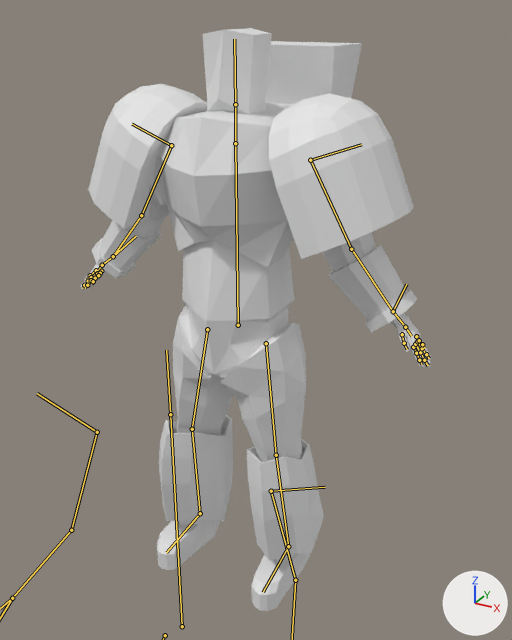
Renders of the Blender file 3DModel_Warhammer/Building/astartes/new/astartes.blend from each side of a commit.
The view is the same before and after, from a camera (50 mm lens) standing at (1.52, -2.41, 2.71) and looking at (0.04, 0.28, 1.37). The axes (+X, +Y, +Z) are drawn at lower right. The lights are the same throughout. The bones that bend it are drawn over the model as lines.

Objects in the first picture: 'astartes'.
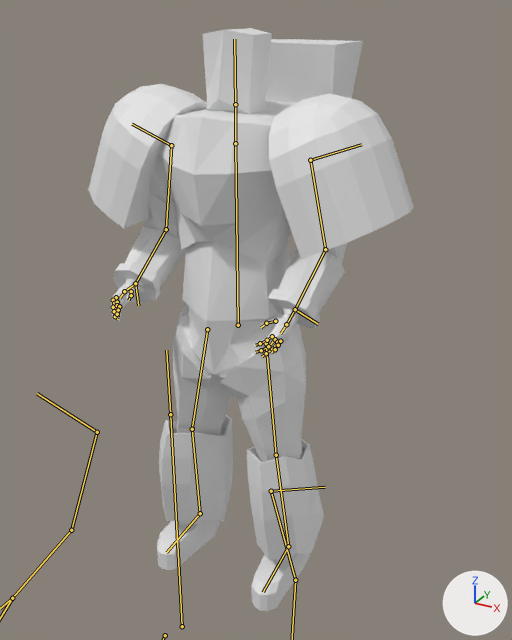
Commit message: make animation wait

The newer file adds an action. The first version stands in its rest pose; the second is drawn at frame 0 of the action 'Wait'.

Changed parts and their boxes [x1, y1, x2, y2] in the pictures (512 x 640 px):
'astartes', posed (7% narrower)
    before: [81, 28, 431, 611]
    after: [88, 28, 414, 611]
bone 'Hand.L', root to tip
    before: (351, 249) to (393, 311)
    after: (325, 249) to (295, 309)
bone 'Hand.R', root to tip
    before: (141, 215) to (113, 256)
    after: (166, 229) to (135, 283)
bone 'IKH.L', root to tip
    before: (393, 311) to (406, 284)
    after: (295, 309) to (318, 324)
bone 'Finger_1.L.001', root to tip
    before: (402, 334) to (404, 343)
    after: (275, 321) to (266, 323)
bone 'Finger_2.L.001', root to tip
    before: (416, 353) to (419, 360)
    after: (267, 340) to (260, 343)
bone 'Finger_2.L.002', root to tip
    before: (419, 360) to (422, 364)
    after: (260, 343) to (255, 345)
bone 'Finger_3.L.001', root to tip
    before: (420, 352) to (424, 360)
    after: (268, 346) to (261, 350)
bone 'Finger_4.L.001', root to tip
    before: (422, 348) to (426, 354)
    after: (272, 349) to (266, 353)
bone 'IKH.R', root to tip
    before: (113, 256) to (136, 236)
    after: (135, 283) to (138, 305)
bone 'Finger_1.R', root to tip
    before: (96, 270) to (90, 275)
    after: (131, 291) to (131, 295)
bone 'Finger_2.R.001', root to tip
    before: (88, 281) to (84, 285)
    after: (113, 300) to (114, 303)
bone 'Finger_3.R.001', root to tip
    before: (91, 280) to (87, 285)
    after: (113, 307) to (115, 311)
bone 'Finger_4.R.001', root to tip
    before: (95, 278) to (93, 281)
    after: (114, 311) to (115, 316)
bone 'Finger_5.R.002', root to tip
    before: (98, 275) to (97, 277)
    after: (117, 314) to (118, 317)

What the commit changed:
Bone 'Hand.L' (bone_hand_l) turns from (0, 0, 0) to (3, -13, -61) degrees about its own x, y and z.
Bone 'Hand.R' (bone_hand_r) turns from (0, 0, 0) to (-20, -10, -163) degrees about its own x, y and z.
Bone 'IKH.L' (bone_ikh_l) moves from (0.0, 0.0, 0.0) to (-0.481, -0.201, 0.063).
Bone 'IKH.L' (bone_ikh_l) turns from (0, 0, 0) to (-57, 19, -51) degrees about its own x, y and z.
Bone 'Finger_1.L.001' (bone_finger_1_l_001) moves from (0.0, 0.0, 0.0) to (0.007, -0.008, -0.038).
Bone 'Finger_1.L.001' (bone_finger_1_l_001) turns from (0, 0, 0) to (-54, 37, -54) degrees about its own x, y and z.
Bone 'Finger_2.L.001' (bone_finger_2_l_001) turns from (0, 0, 0) to (-25, 11, -3) degrees about its own x, y and z.
Bone 'Finger_2.L.002' (bone_finger_2_l_002) turns from (0, 0, 0) to (-13, 6, -1) degrees about its own x, y and z.
Bone 'Finger_3.L.001' (bone_finger_3_l_001) turns from (0, 0, 0) to (-29, 11, -3) degrees about its own x, y and z.
Bone 'Finger_4.L.001' (bone_finger_4_l_001) turns from (0, 0, 0) to (-18, 7, -5) degrees about its own x, y and z.
Bone 'IKH.R' (bone_ikh_r) moves from (0.0, 0.0, 0.0) to (0.446, -0.294, 0.102).
Bone 'IKH.R' (bone_ikh_r) turns from (0, 0, 0) to (-66, 3, 51) degrees about its own x, y and z.
Bone 'Finger_1.R' (bone_finger_1_r) moves from (0.0, 0.0, 0.0) to (-0.052, 0.005, -0.029).
Bone 'Finger_1.R' (bone_finger_1_r) turns from (0, 0, 0) to (-31, -34, 40) degrees about its own x, y and z.
Bone 'Finger_2.R.001' (bone_finger_2_r_001) turns from (0, 0, 0) to (33, -8, 13) degrees about its own x, y and z.
Bone 'Finger_3.R.001' (bone_finger_3_r_001) turns from (0, 0, 0) to (41, -11, 6) degrees about its own x, y and z.
Bone 'Finger_4.R.001' (bone_finger_4_r_001) turns from (0, 0, 0) to (29, -10, -13) degrees about its own x, y and z.
Bone 'Finger_5.R.002' (bone_finger_5_r_002) turns from (0, 0, 0) to (27, -11, -18) degrees about its own x, y and z.
